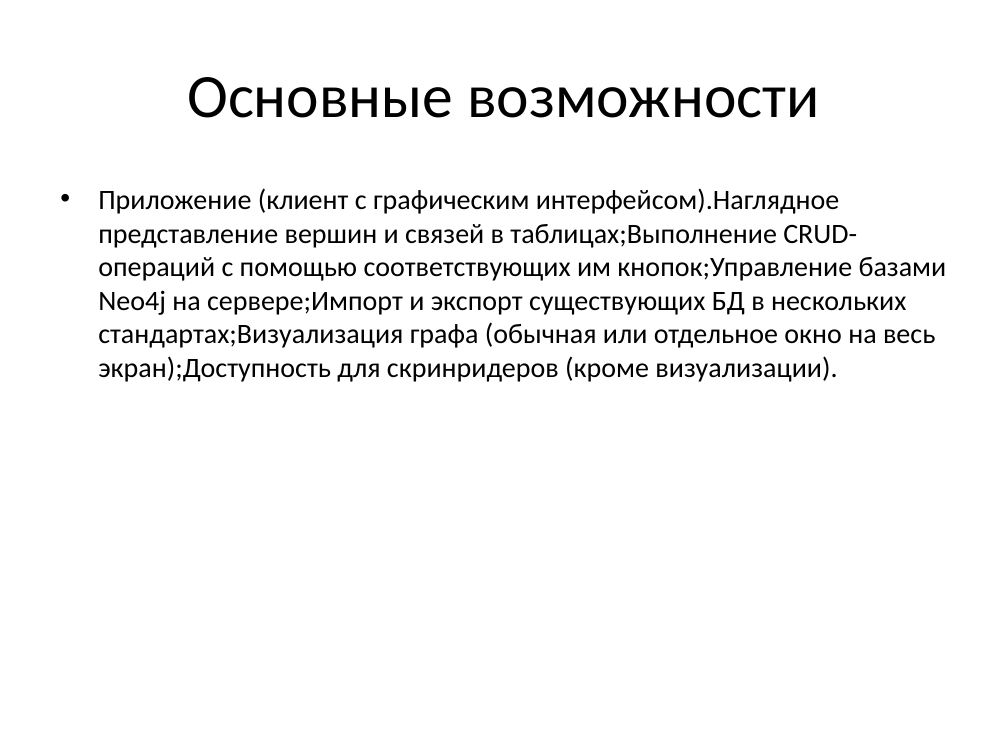
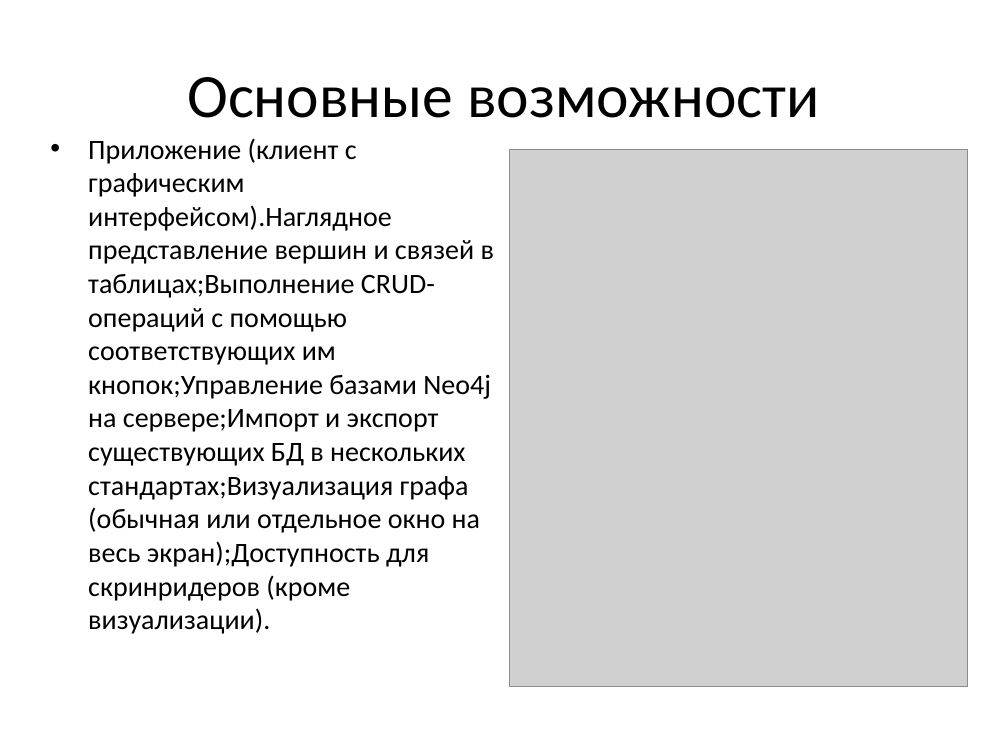
Before and after one commit to SasnikOmega/graph-search-engine, a slide deck: slide 6 of docs/презентация.pptx. Drawn at 1008x756 pixels with LibreOffice and Linux fonts; fonts in the diff are those of the drawing; grey boxes stand for pictures. Boxes give left, top, right and bottom in pixels: in the first picture for what was removed or moved away, otherwise in the second. Text is boxed around its words. In the diff, an @@ line names an element or a change of style, - is before the commit and + after.

Commit message:
Presentation updates
Tried to add some pictures. Removed the "docs/screenshots" folder as it is no longer needed

```diff
--- a/docs/презентация.pptx
+++ b/docs/презентация.pptx
@@ text "Приложение (клиент с графическим интерфейсом).Наглядное ..." rewrapped from [98,188,947,382] to [88,138,494,634] @@
@@ picture added at [509,149,968,686] @@
```
Also in this commit, not shown: 5 other slides changed, 3 other files.
